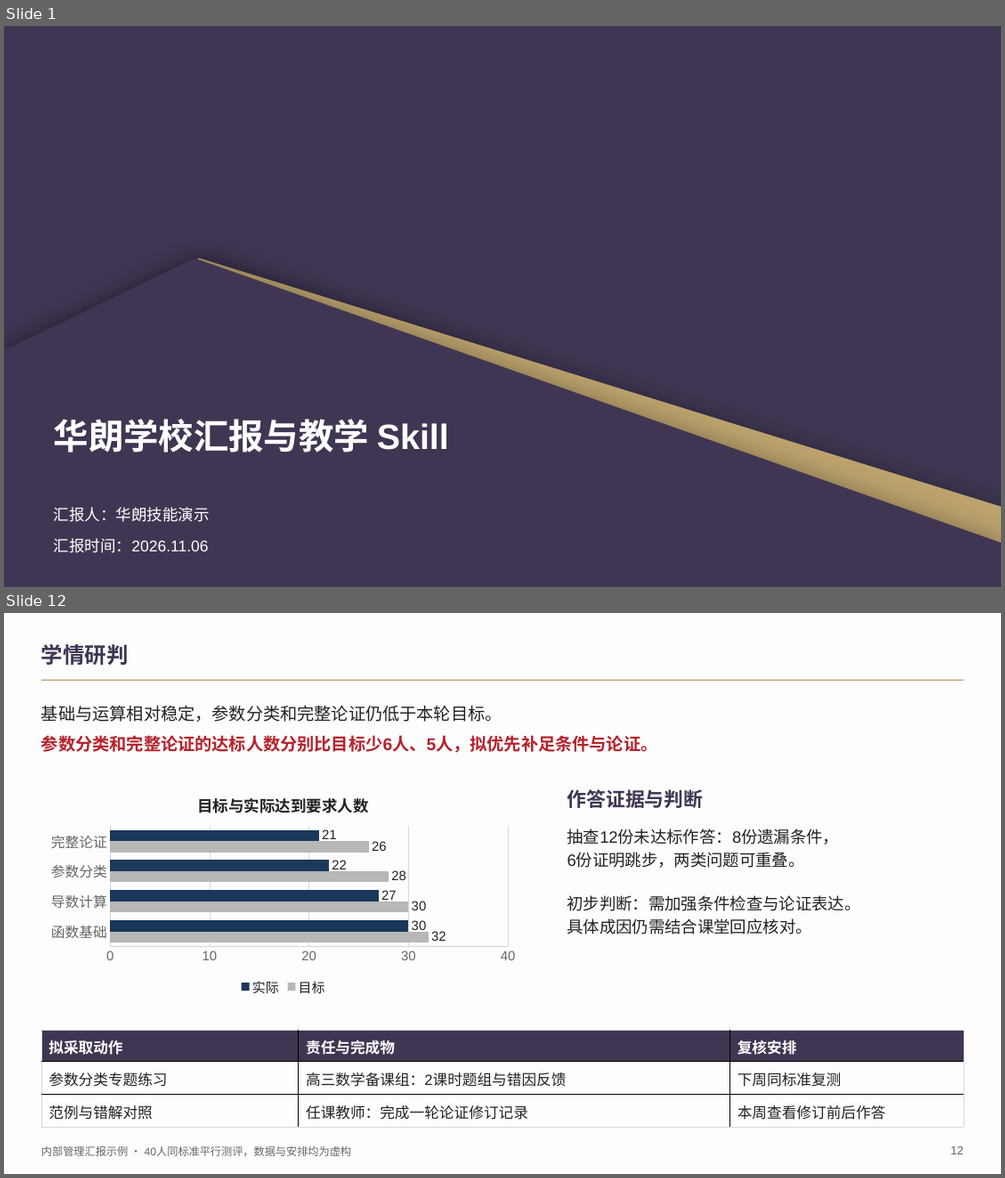
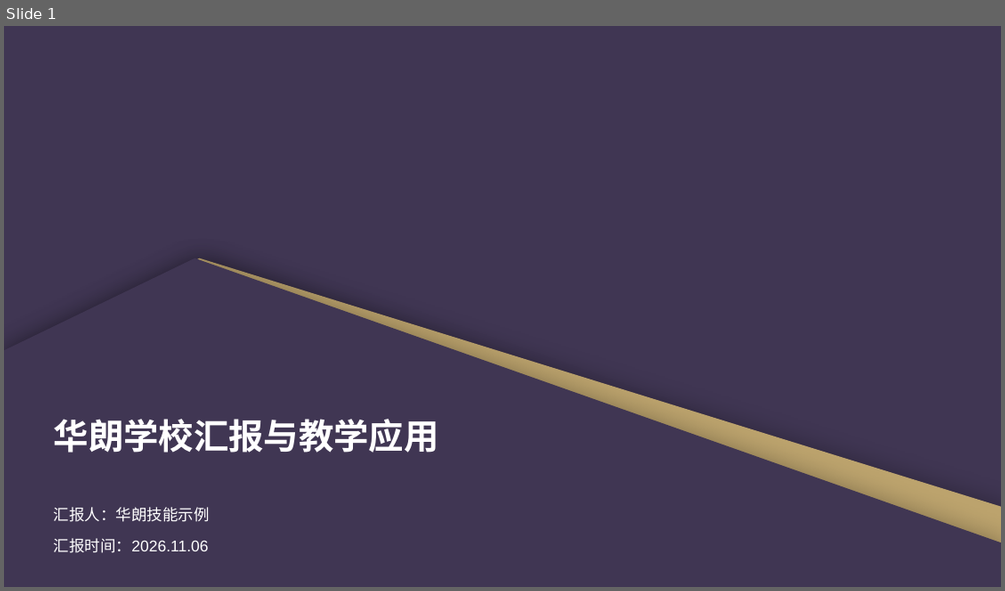
Before and after one commit to 2503668375-boop/hualang-ppt-skill, a slide deck: artifact-template-hualang-school/assets/scene-examples.pptx. Shown one above the other, each under a label of ours: slides 1 and 12 before the commit, slide 1 after it; the slides between them are not shown. The pictures are 1005x1178 and 1005x591 pixels, drawn with LibreOffice and Linux fonts; fonts in the diff are those of the drawing; background and template pictures are left out. Boxes give left, top, right and bottom in pixels: in the first picture for what was removed or moved away, otherwise in the second. Text is boxed around its words. In the diff, an @@ line names an element or a change of style, - is before the commit and + after.

Commit message:
完善华朗V8组件排版、教学深度、内容审查与辅助动画

```diff
--- a/artifact-template-hualang-school/assets/scene-examples.pptx
+++ b/artifact-template-hualang-school/assets/scene-examples.pptx
@@ slide 12 removed at box(4, 613, 1001, 1174), background #FDFDFE @@
@@ text removed at box(41, 644, 129, 665) @@
-学情研判
@@ line removed from (41, 681) to (963, 681) @@
@@ text removed at box(41, 705, 502, 722) @@
-基础与运算相对稳定，参数分类和完整论证仍低于本轮目标。
@@ text removed at box(41, 735, 658, 753) @@
-参数分类和完整论证的达标人数分别比目标少6人、5人，拟优先补足条件与论证。
@@ bar chart removed at box(41, 781, 526, 999) @@
-title "目标与实际达到要求人数 "
-categories: 函数基础, 导数计算, 参数分类, 完整论证
-目标: 32, 30, 28, 26
-实际: 30, 27, 22, 21
@@ text removed at box(567, 789, 704, 808) @@
-作答证据与判断
@@ text removed at box(567, 828, 861, 934) @@
-抽查12份未达标作答：8份遗漏条件，
-6份证明跳步，两类问题可重叠。
-初步判断：需加强条件检查与论证表达。
-具体成因仍需结合课堂回应核对。
@@ table removed at box(41, 1030, 963, 1123), 3 rows, 3 columns @@
-拟采取动作 | 责任与完成物 | 复核安排
-参数分类专题练习 | 高三数学备课组：2课时题组与错因反馈 | 下周同标准复测
-范例与错解对照 | 任课教师：完成一轮论证修订记录 | 本周查看修订前后作答
@@ text removed at box(41, 1146, 352, 1156) @@
-内部管理汇报示例 · 40人同标准平行测评，数据与安排均为虚构
@@ text removed at box(950, 1146, 963, 1154) @@
-12
@@ slide 1 changed as well @@
@@ text at box(54, 418, 439, 452): text changed @@
-华朗学校汇报与教学 Skill
+华朗学校汇报与教学应用
@@ text at box(54, 507, 210, 522): text changed @@
-汇报人：华朗技能演示
+汇报人：华朗技能示例
```
Also in this commit, not shown: 2 other slides changed, 13 slides added, 22 other slides removed, 47 other files.
